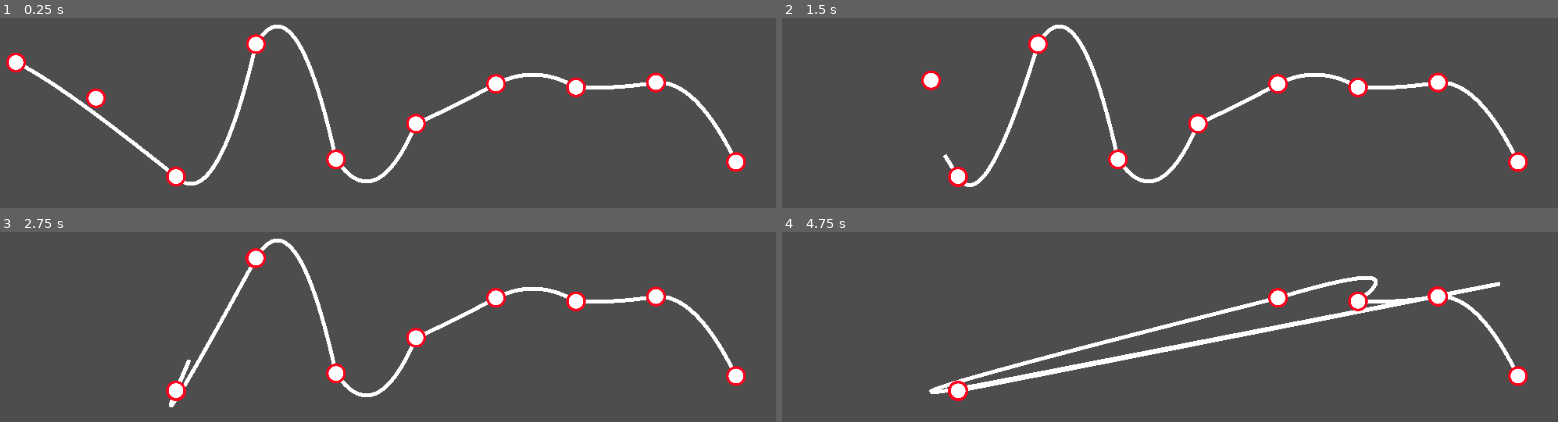
Above: before the commit, frames 1-4 (two rows, left to right).
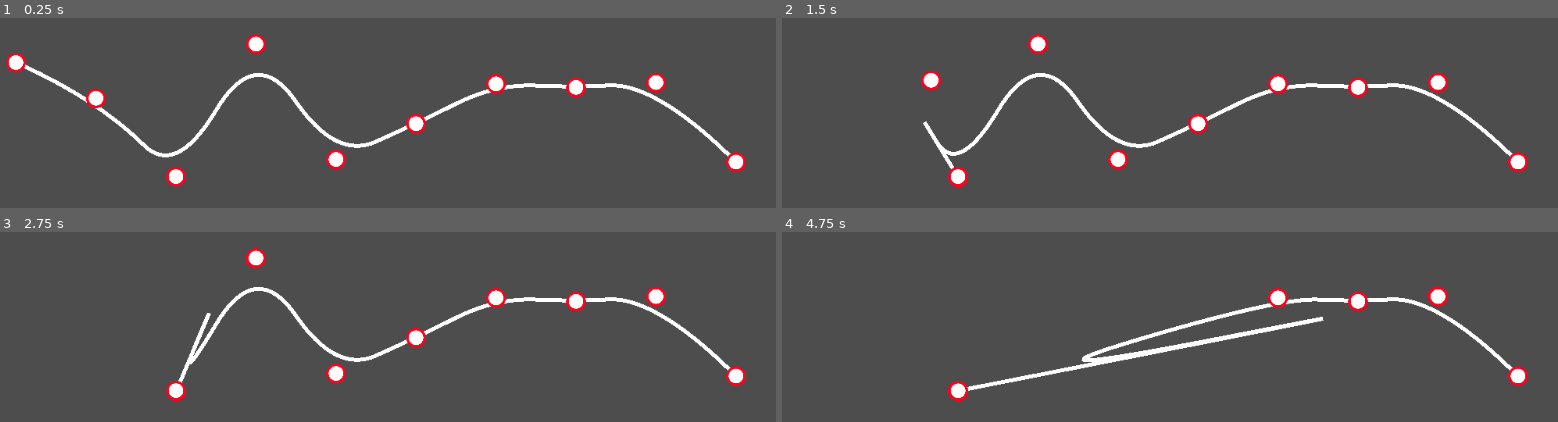
Above: after the commit, the same moments.

Repository: rapfamily4/B-spline-editor
Game: Godot game, scene res://scenes/workbench/workbench.tscn
Two runs of this game, one before a commit and one after it. Both use one fixed random seed, a clock stepped at 60 frames per second and the inputs below.
Inputs (mouse positions are in pixels of both pictures, inside the frame that each line leads up to):
- Up to frame 1 (0.25 s): no input
- Up to frame 2 (1.5 s): tap Enter at 0.5 s; drag from (797, 61) to (960, 175) at 0.52 s; tap Space at 1.25 s; drag from (875, 97) to (1038, 44) at 1.27 s
- Up to frame 3 (2.75 s): tap Enter at 2 s; move the mouse to (178, 389) at 2.02 s; click (178, 389) at 2.17 s
- Up to frame 4 (4.75 s): tap Space at 2.75, 4.25 s; drag from (1038, 258) to (960, 389) at 2.77 s; tap Enter at 3.5 s; drag from (1115, 372) to (1441, 296) at 3.52 s; drag from (1201, 338) to (960, 389) at 4.27 s

The runs differ from the first frame. In frame 1, 4.4% of the frame differs, in the area x 3-95%, y 3-89%; in frame 2, 3.6%; in frame 3, 3.5%; in frame 4, 3.8%.

Commit message:
Fixed spline evaluation.

Diff:
--- a/scenes/spline/spline.gd
+++ b/scenes/spline/spline.gd
@@ -25,7 +25,7 @@
 		var new_y: float = randf_range(0, window_resolution.y * 0.3) + window_resolution.y * 0.35
 		add_control_point(Vector2(new_x, new_y))
 
-	generate_knots(true, false)
+	generate_knots(true, true)
 	update_curve(spline_resolution)
 
 func _process(_delta):
@@ -74,18 +74,15 @@
 	return control_points_tree.get_child(CONTROL_POINTS_COUNT - 1).position
 
 func aux(control_point: int, degree: int, evaluation_point: float) -> float:
-	if knots[control_point] < knots[control_point + degree]:
-		return ((evaluation_point - knots[control_point])
-			/ (knots[control_point + degree] - knots[control_point]))
-	return 0
+	return ((evaluation_point - knots[control_point])
+			/ (knots[control_point + SPLINE_DEGREE + 1 - degree] - knots[control_point]))
 
 func de_boor_cox(control_point: int, degree: int, evaluation_point: float) -> Vector2:
 	assert(0 <= control_point and control_point < CONTROL_POINTS_COUNT)
 	assert(0 <= degree and degree <= SPLINE_DEGREE)
 	if degree == 0:
 		return control_points_tree.get_child(control_point).position
-	var r: int = degree - 1
-	var aux_val: float = aux(control_point, degree - r, evaluation_point)
-	var de_boor0: Vector2 = de_boor_cox(control_point, r, evaluation_point)
-	var de_boor1: Vector2 = de_boor_cox(control_point - 1, r, evaluation_point)
+	var aux_val: float = aux(control_point, degree, evaluation_point)
+	var de_boor0: Vector2 = de_boor_cox(control_point, degree - 1, evaluation_point)
+	var de_boor1: Vector2 = de_boor_cox(control_point - 1, degree - 1, evaluation_point)
 	return aux_val * de_boor0 + (1 - aux_val) * de_boor1
